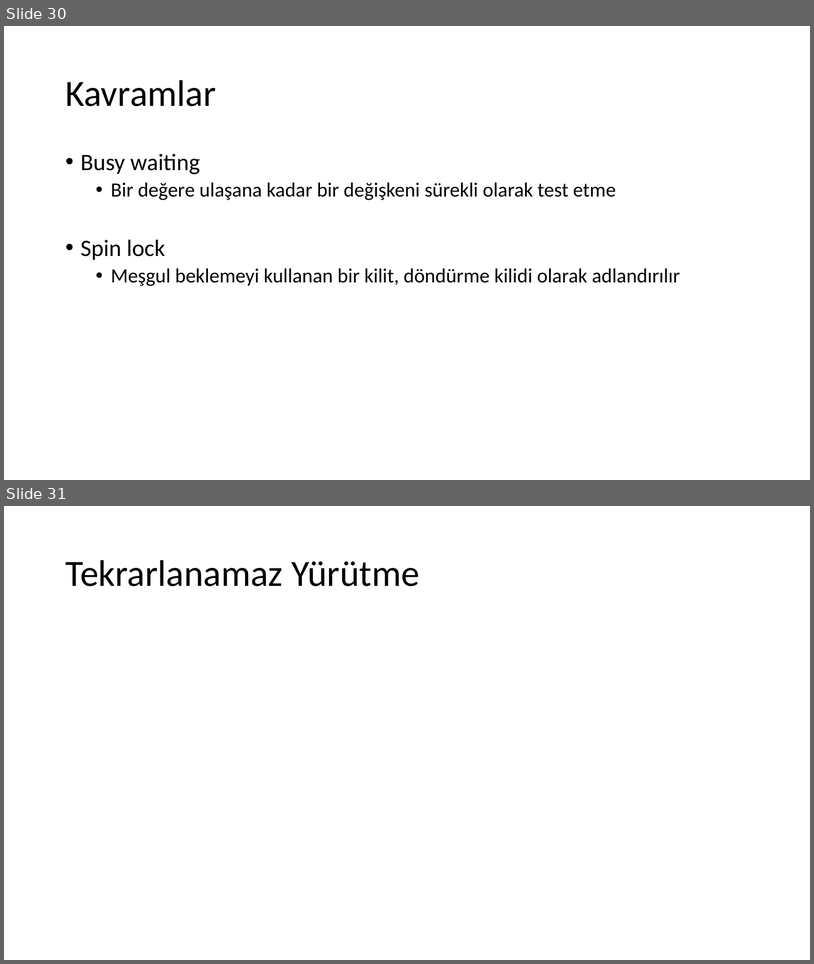
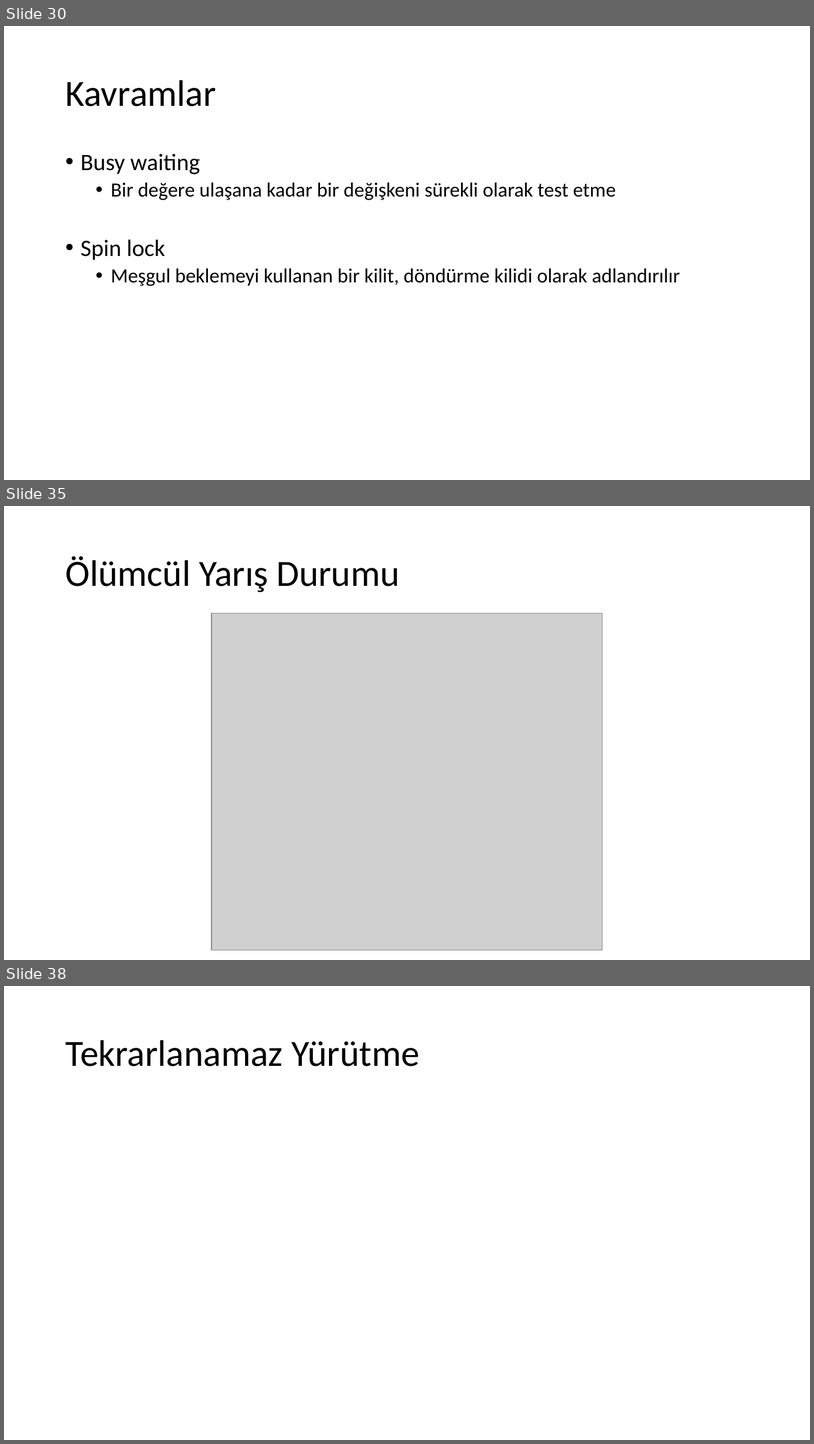
Before and after one commit to sercankulcu/sercankulcu.github.io, a slide deck: assets/teaching/os/2_Bolum_2_Surecler.pptx. Shown one above the other, each under a label of ours: slides 30 and 31 before the commit, slides 30, 35 and 38 after it; the slides between them are not shown. The pictures are 814x964 and 814x1444 pixels, drawn with LibreOffice and Linux fonts; fonts in the diff are those of the drawing; grey boxes stand for pictures. Boxes give left, top, right and bottom in pixels: in the first picture for what was removed or moved away, otherwise in the second. Text is boxed around its words. In the diff, an @@ line names an element or a change of style, - is before the commit and + after.

```diff
--- a/assets/teaching/os/2_Bolum_2_Surecler.pptx
+++ b/assets/teaching/os/2_Bolum_2_Surecler.pptx
@@ slide 35 added at (4,506,810,960), background #FFFFFF @@
@@ title added at (65,556,399,592), 44 pt, text #000000 @@
+Ölümcül Yarış Durumu
@@ picture added at (212,613,603,950) @@
@@ what was slide 31 is now slide 38 @@
```
Also in this commit, not shown: 6 other slides added, 1 other file.
